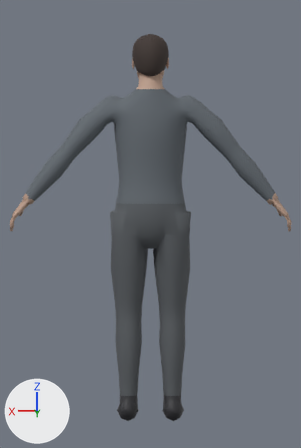
Two versions of the Blender file models/characters/human/human.blend, one commit apart.
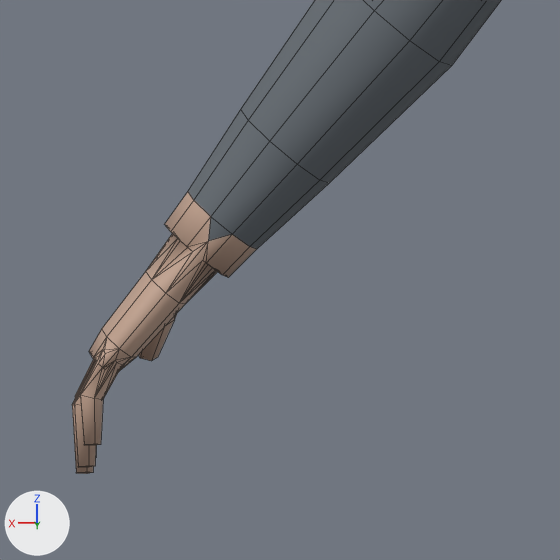
The first picture shows the older version from the file's camera 'cam'. The close-ups show the older and then the newer version on the part from 0% to 25% of the width and 37% to 54% of the height of that picture. Only the edits that show in the close-ups are written down. The lights are fixed; the arrows at lower left show +X, +Y and +Z. The close-ups show mesh edges as thin lines.

The first close-up shows 'body'.
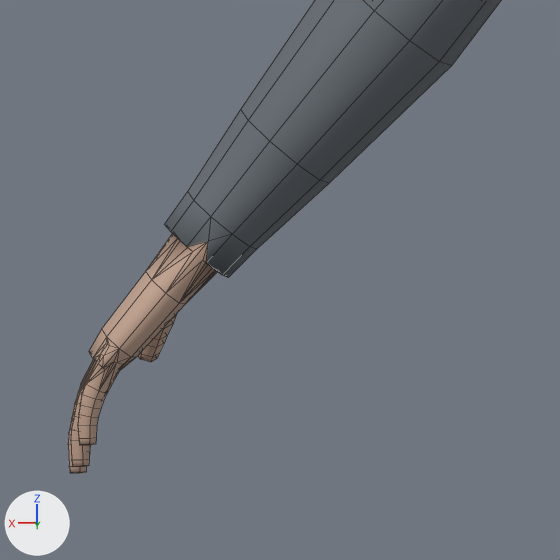
The change, as a list of edits to the scene's bpy script:
```text
Add mat_hand:
    mat_hand = principled_material('hand')
    mat_hand.base_color = (0.55, 0.37, 0.28)  # beige #c4a490
    mat_hand.roughness = 0.7
Add mat_neck:
    mat_neck = principled_material('neck')
    mat_neck.base_color = (0.55, 0.37, 0.28)  # beige #c4a490
    mat_neck.roughness = 0.7
Add mat_lowleg:
    mat_lowleg = principled_material('lowleg')
    mat_lowleg.base_color = (0.1, 0.11, 0.12)  # dark grey #595d61
    mat_lowleg.roughness = 0.7
Add mat_sleeve:
    mat_sleeve = principled_material('sleeve')
    mat_sleeve.base_color = (0.13, 0.15, 0.17)  # grey #656c73
    mat_sleeve.roughness = 0.7
Add mat_upsleeve:
    mat_upsleeve = principled_material('upsleeve')
    mat_upsleeve.base_color = (0.13, 0.15, 0.17)  # grey #656c73
    mat_upsleeve.roughness = 0.7
Add mat_finger:
    mat_finger = principled_material('finger')
    mat_finger.base_color = (0.55, 0.37, 0.28)  # beige #c4a490
    mat_finger.roughness = 0.7
Add mat_front:
    mat_front = principled_material('front')
    mat_front.base_color = (0.13, 0.15, 0.17)  # grey #656c73
    mat_front.roughness = 0.7
Change me_trunk_001:
    used by ob_body; location = (0.0, 0.0, 0.0)
    remove me_trunk_001.from_pydata(...)  # 1271 vertices, 1810 faces, 3 loose edges; spans x -0.65..0.64, y -0.21..0.13, z 0.0..1.63
    add me_trunk_001.from_pydata(...)  # 1525 vertices, 2042 faces, 3 loose edges; spans x -0.65..0.65, y -0.21..0.13, z 0.0..1.63
    me_trunk_001 part 1: 7 vertices moved within x 0.59..0.64, y -0.08..0.03, z 0.91..0.94; 11 vertices removed from x 0.57..0.64, y -0.04..0.02, z 0.87..1.0; 144 vertices added at x 0.58..0.65, y -0.08..0.03, z 0.87..0.98
    me_trunk_001 part 2: 24 faces spanning x -0.59..0.59, y -0.04..0.02, z 0.99..1.05 switch from mat_skin (beige #c4a490) to mat_sleeve (grey #656c73)
    other edits to the shape of me_trunk_001 do not show in these pictures
    add me_trunk_001.materials.append(mat_neck)  # beige #c4a490
    add me_trunk_001.materials.append(mat_upsleeve)  # grey #656c73
    add me_trunk_001.materials.append(mat_hand)  # beige #c4a490
    add me_trunk_001.materials.append(mat_finger)  # beige #c4a490
    add me_trunk_001.materials.append(mat_front)  # grey #656c73
    add me_trunk_001.materials.append(mat_lowleg)  # dark grey #595d61
```

Location of each change, [x1, y1, x2, y2] in pixels of the close-ups (560 x 560 px):
'body', reshaped: before [72, 0, 501, 474]; after [68, 0, 501, 473]
part 1 of me_trunk_001, reshaped: before [72, 320, 174, 474]; after [68, 314, 177, 473]
part 2 of me_trunk_001, recoloured (beige to grey): [165, 192, 256, 278] in both
